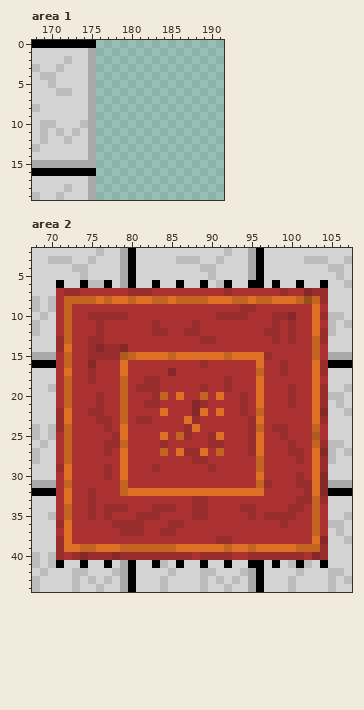
Edited in one commit: pixel-art file (sprites/aseprite/spr_tileset_castle.aseprite). This is how it looked before the edit.
192x192 pixels, 1 frame. Pixels under 10% opacity are left out. Colours within 5 levels of each other are drawn and written as one. Shown: area 1: x 168..191, y 0..19; area 2: x 68..107, y 2..44. The old version is drawn lined up with the new one, on the new canvas. The commit also changed other parts of the picture, which this record leaves out.
Now the later version:
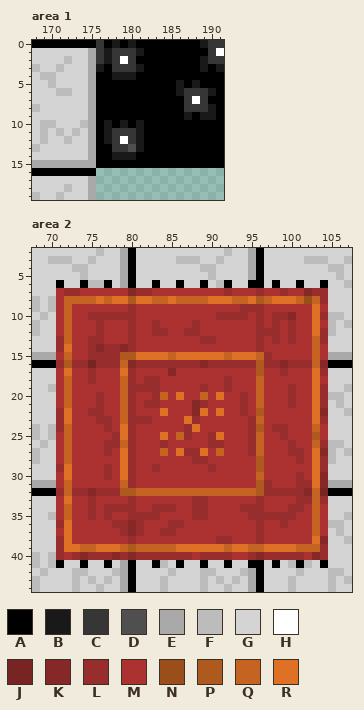
Palette (. is transparent): A #000000  B #191919  C #363636  D #4f4f4f  E #a9a9a9  F #bcbcbc  G #d4d4d4  H #ffffff  J #782424  K #872828  L #982d2d  M #ac3232  N #9a4f1b  P #ae591e  Q #c56422  R #df7126
The edit:
canvas 192x192 -> 192x256
--- area 1
@@ x 168..191 @@
- 0 AAAAAAAA................
- 1 GGGGGGGE................
- 2 GGGGFGGE................
- 3 FGGFGGGE................
- 4 GFFGGGGE................
- 5 GGFGGGGE................
- 6 GGGFFGGE................
- 7 GGGGGGGE................
- 8 FGGGGGGE................
- 9 GGGGGGGE................
-10 GFFGGGFE................
-11 GFGFGFGE................
-12 GFGGFGGE................
-13 FGGGGGGE................
-14 GGGGGGGE................
-15 EEEEEEEE................
+ 0 AAAAAAAACABABAAAAAAAABCC
+ 1 GGGGGGGECBCCCBAAAAAAAACH
+ 2 GGGGFGGECBCHCAAAAAAAABCC
+ 3 FGGFGGGEBACCCBAAAAAAABAB
+ 4 GFFGGGGEAABBBAAAAAAAAAAA
+ 5 GGFGGGGEAAAAAAAAAABABAAA
+ 6 GGGFFGGEAAAAAAAAAABCCCBA
+ 7 GGGGGGGEAAAAAAAAAAACHCAA
+ 8 FGGGGGGEAAAAAAAAAAACCCBA
+ 9 GGGGGGGEAAAAAAAAAAABABBA
+10 GFFGGGFEABABABAAAAAAAAAA
+11 GFGFGFGEABCCCBAAAAAAAAAA
+12 GFGGFGGEABCHCBAAAAAAAAAA
+13 FGGGGGGEAACCDBAAAAAAAAAA
+14 GGGGGGGEAABBBAAAAAAAAAAA
+15 EEEEEEEEAAAAAAAAAAAAAAAA
 16 AAAAAAAA................
--- area 2
@@ x 68..107 @@
  6 GGGAGGAFFAGEAGGAGGAGGAGFAGGAAGAGGAGGAGGF
- 7 GGGMLLMMMMMMLLLMMMMMMMMMLMMMMMMLMMKLLGGG
- 8 FGFMQQQQRQRRQRRQQRQQQQRRRQQRQQRRRQNQLGGG
- 9 FGFMQMMMMMMMMMMMMMMMMMMMMMLLMMMMMMMRMGGG
-10 GFGMQMMLLLLLMMMMMMMMMMMLLLLMMMLLKMMRLFFG
-11 FGGMQMMMLMMMMMMLMMMMLMMMMMMMMMLMLMMRMFGF
-12 FGGMQMMMLMMMMMMLLMMLLMMMMMMMMLLMLMMRLFGG
-13 GGGLQMMLLMMMMMMMMMMMMLLMMMMMMMLMLMMQLGGG
-14 GGGLRMMLKLLKMMMMMMMMMMMMMMMMMMMMMMMQMGGG
-15 EEEMQMMLLLLPQRRRRQRRRRRRQRRRRLMMMMMQMEEE
-16 AAAMQMMKMMMRMMMMMMMMMLMMMMMMRMMLMMMRLAAA
-17 GGGMRMMLMMMRMMMMMKMMMMMMMMMMQMMLMMMRLGGG
-18 GGGMQMMLMMMQMMLLMMMMMMMMLMMMRMMMMMMRMGGG
-19 GGFMQMMMMMMQMLLLMMMMMLMMLMMMRMMMLMMRLGGF
-20 GGGMQMMMLMMQMMMLQMRMMQMRMMLMRMMMLMMRLFFG
-21 GGGMQMMMLMMQMMLLMMMMKLMMMMLMRMMMLMMRLGFG
-22 GGGLRMMLLMMQMMMMRMMMKRMRMMLMQMMMMMMRKGGF
-23 GGGLRMMMLLMQMLLMMMMRLMMMMMMLRMMMMMMRLGGG
-24 FGFLQMMMMLMRMMMMMMMLRMMMMMMLQMLLMMMQMGGG
-25 FGFMQMMMMMLRMMMMRMQLMMLRMMMLRMMLMMMPMGGG
-26 GFGMQMMMMLLQMMMMLMMMMMLLMMMLRMMMLMMQLFFG
-27 FGGMQMMMMLMRMMMMQMRLLRMQMMMLRMMMLLMRKFGF
-28 FGGMQMMMMMMRMMMMMMMMLLMMMMMMQMMMMLMRLFGG
-29 GGGLRMMMMLMRMMMLMMMMMMLMMMMMQMMMMMMRLGGG
-30 GGGMRMMMMLMRMMMMMMMMMMMMMMMMRMMMMLMRKGGG
-31 EEEMQMMMMMMQMMMMMMMMMMMMMMMMQLMMMLLRKEEE
-32 AAAMRMMLMMMQRRRRRRRRRRRRRRRRRMMMMMLRKAAA
-33 GGGMRMMLMMMMMMMMMMMMLLMMMMMMMMMMMLLQLGGG
-34 GGGMQMMLMLLLMMMLLLMMLLMMMMLLMMMMLLMQMGGG
-35 GGFMQMMLMLMMMLLLMMMMLLMMMMMLMLLLLMMQMGGF
-36 GGGLRMMMMMLLLLMMMLLMMMMMMMMMMMMLMMMQMFFG
-37 GGGMRMMMMMMLLLMMLLMMMMMMMMMMMMMMMMMQMGFG
-38 GGGLRMMMMMMMMMMMMMMMMMMLLMMMMMMMMMMRKGGF
-39 GGGLRRQQRRRQQQQQQQRRRRRRQRRQRRRRRQQQLGGG
-40 FGFLMLKLLLKLLLLLLLLLMLLLLMMLLLLLLLMKLGGG
+ 7 GGGMLLMMMMMMKLLMMMMMMMMMLMMMLMMLMMKLLGGG
+ 8 FGFMQQQQRQRRPRRQQRQQQQRRRQQRPQRRRQNQLGGG
+ 9 FGFMQMMMMMMMLMMMMMMMMMMMMMLLLMMMMMMRMGGG
+10 GFGMQMMLLLLLLMMMMMMMMMMLLLLMLMLLKMMRLFFG
+11 FGGMQMMMLMMMLMMLMMMMLMMMMMMMLMLMLMMRMFGF
+12 FGGMQMMMLMMMLMMLLMMLLMMMMMMMLLLMLMMRLFGG
+13 GGGLQMMLLMMMLMMMMMMMMLLMMMMMLMLMLMMQLGGG
+14 GGGLRMMLKLLKLMMMMMMMMMMMMMMMLMMMMMMQMGGG
+15 EEEMQMMLLLLPPRRRRQRRRRRRQRRRQLMMMMMQMEEE
+16 AAALPLLJLLLQKLLLLLLLLKLLLLLLPLLKLLLQKAAA
+17 GGGMRMMLMMMRLMMMMKMMMMMMMMMMPMMLMMMRLGGG
+18 GGGMQMMLMMMQLMLLMMMMMMMMLMMMQMMMMMMRMGGG
+19 GGFMQMMMMMMQLLLLMMMMMLMMLMMMQMMMLMMRLGGF
+20 GGGMQMMMLMMQLMMLQMRMMQMRMMLMQMMMLMMRLFFG
+21 GGGMQMMMLMMQLMLLMMMMKLMMMMLMQMMMLMMRLGFG
+22 GGGLRMMLLMMQLMMMRMMMKRMRMMLMPMMMMMMRKGGF
+23 GGGLRMMMLLMQLLLMMMMRLMMMMMMLQMMMMMMRLGGG
+24 FGFLQMMMMLMRLMMMMMMLRMMMMMMLPMLLMMMQMGGG
+25 FGFMQMMMMMLRLMMMRMQLMMLRMMMLQMMLMMMPMGGG
+26 GFGMQMMMMLLQLMMMLMMMMMLLMMMLQMMMLMMQLFFG
+27 FGGMQMMMMLMRLMMMQMRLLRMQMMMLQMMMLLMRKFGF
+28 FGGMQMMMMMMRLMMMMMMMLLMMMMMMPMMMMLMRLFGG
+29 GGGLRMMMMLMRLMMLMMMMMMLMMMMMPMMMMMMRLGGG
+30 GGGMRMMMMLMRLMMMMMMMMMMMMMMMQMMMMLMRKGGG
+31 EEEMQMMMMMMQLMMMMMMMMMMMMMMMPLMMMLLRKEEE
+32 AAALQLLKLLLPPQQQQQQQQQQQQQQQPLLLLLKQJAAA
+33 GGGMRMMLMMMMLMMMMMMMLLMMMMMMLMMMMLLQLGGG
+34 GGGMQMMLMLLLLMMLLLMMLLMMMMLLLMMMLLMQMGGG
+35 GGFMQMMLMLMMLLLLMMMMLLMMMMMLLLLLLMMQMGGF
+36 GGGLRMMMMMLLKLMMMLLMMMMMMMMMLMMLMMMQMFFG
+37 GGGMRMMMMMMLKLMMLLMMMMMMMMMMLMMMMMMQMGFG
+38 GGGLRMMMMMMMLMMMMMMMMMMLLMMMLMMMMMMRKGGF
+39 GGGLRRQQRRRQPQQQQQRRRRRRQRRQQRRRRQQQLGGG
+40 FGFLMLKLLLKLKLLLLLLLMLLLLMMLKLLLLLMKLGGG
 41 FGFAGGAGGAGEAGGAFGAGGAGGAGGAAGAGFAFGAGGG
